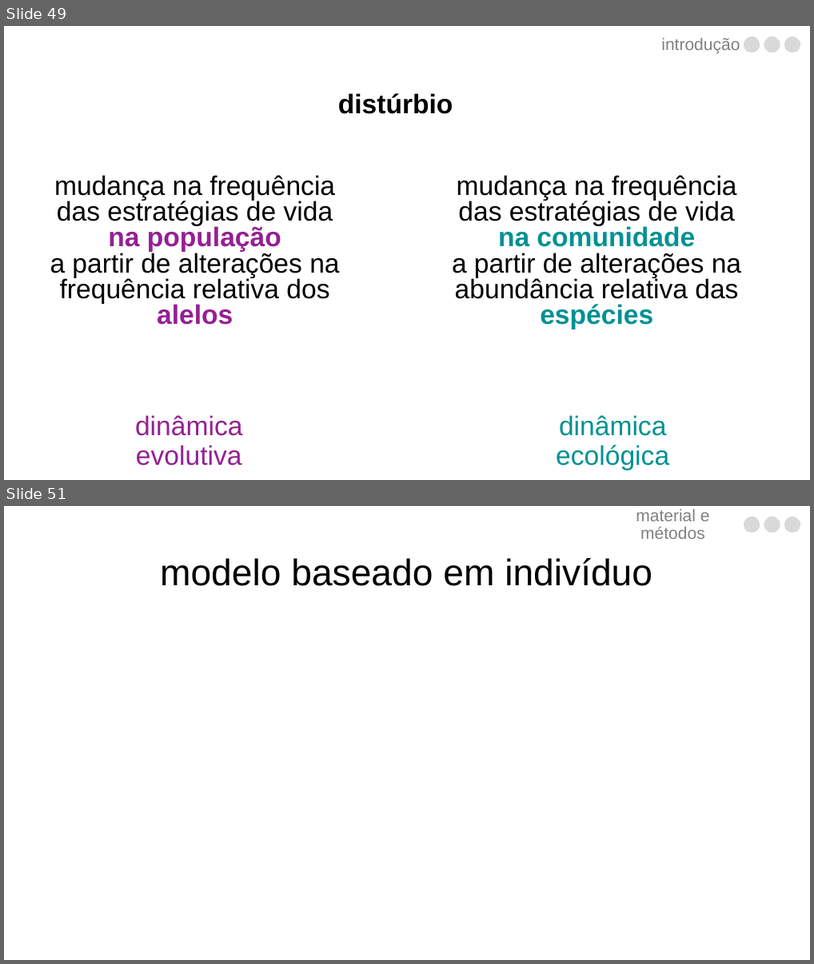
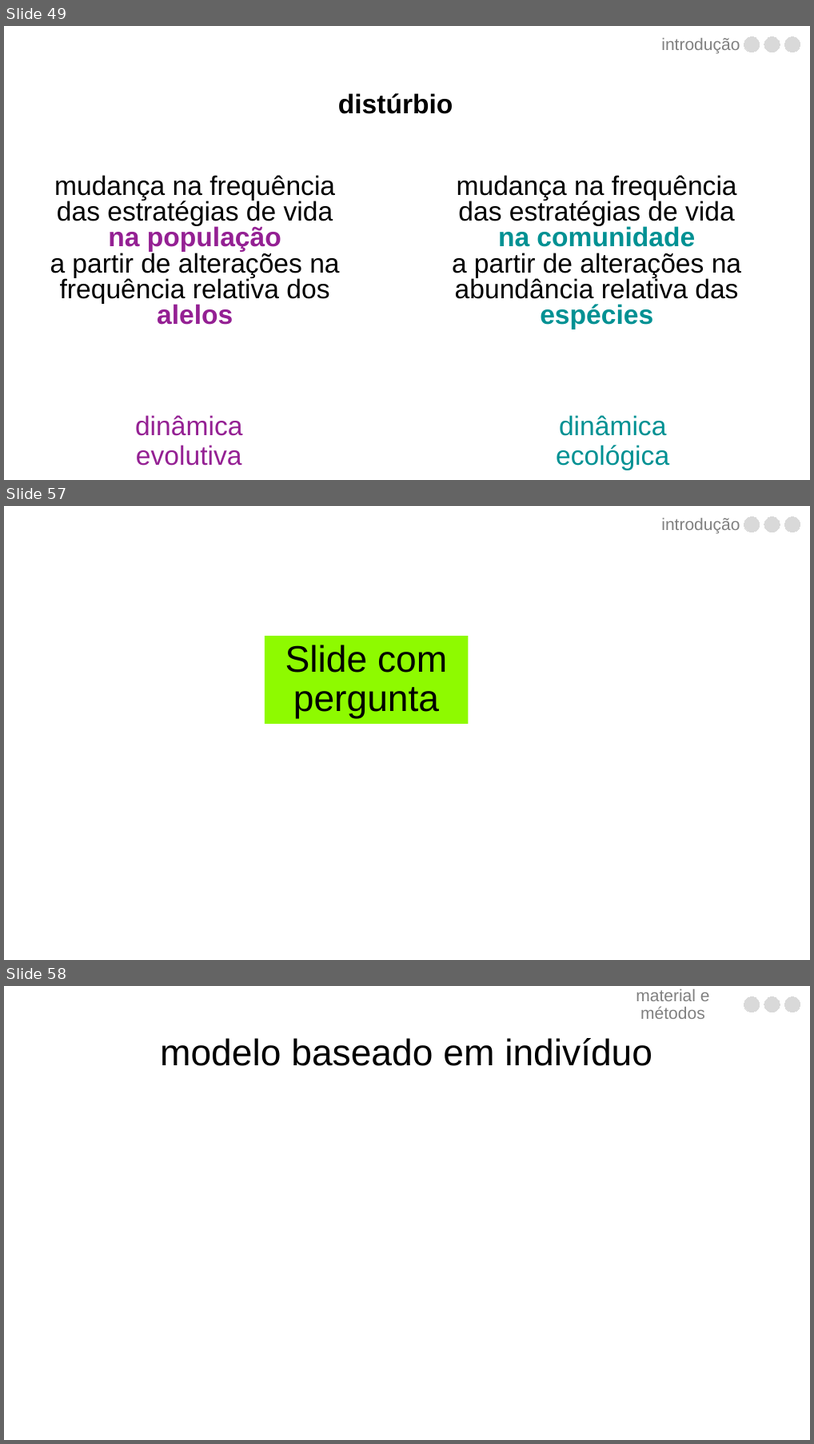
Before and after one commit to luisanovara/dissertacao, a slide deck: DEFESA.pptx. Shown one above the other, each under a label of ours: slides 49 and 51 before the commit, slides 49, 57 and 58 after it; the slides between them are not shown. The pictures are 814x964 and 814x1444 pixels, drawn with LibreOffice and Linux fonts; fonts in the diff are those of the drawing. Boxes give left, top, right and bottom in pixels: in the first picture for what was removed or moved away, otherwise in the second. Text is boxed around its words. In the diff, an @@ line names an element or a change of style, - is before the commit and + after.

```diff
--- a/DEFESA.pptx
+++ b/DEFESA.pptx
@@ slide 57 added at bbox=[4, 506, 810, 960], background #FFFFFF @@
@@ text added at bbox=[662, 518, 740, 534], 20 pt, text #808080 @@
+introdução
@@ freeform shape added at bbox=[745, 517, 760, 532], fill #D9D9D9, outline #D9D9D9 0 pt @@
@@ freeform shape added at bbox=[765, 517, 781, 532], fill #D9D9D9, outline #D9D9D9 0 pt @@
@@ freeform shape added at bbox=[785, 517, 801, 532], fill #D9D9D9, outline #D9D9D9 0 pt @@
@@ rectangle added at bbox=[265, 636, 469, 724], fill #8EFA00, 44 pt, text #000000 @@
+Slide com pergunta
@@ what was slide 51 is now slide 58 @@
```
Also in this commit, not shown: 1 slide changed, 6 other slides added.
